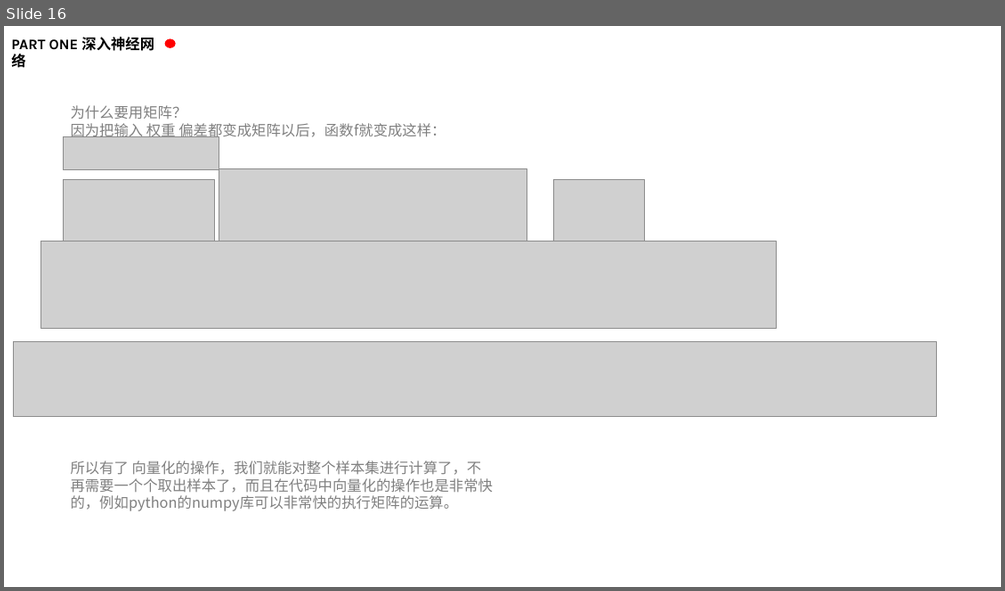
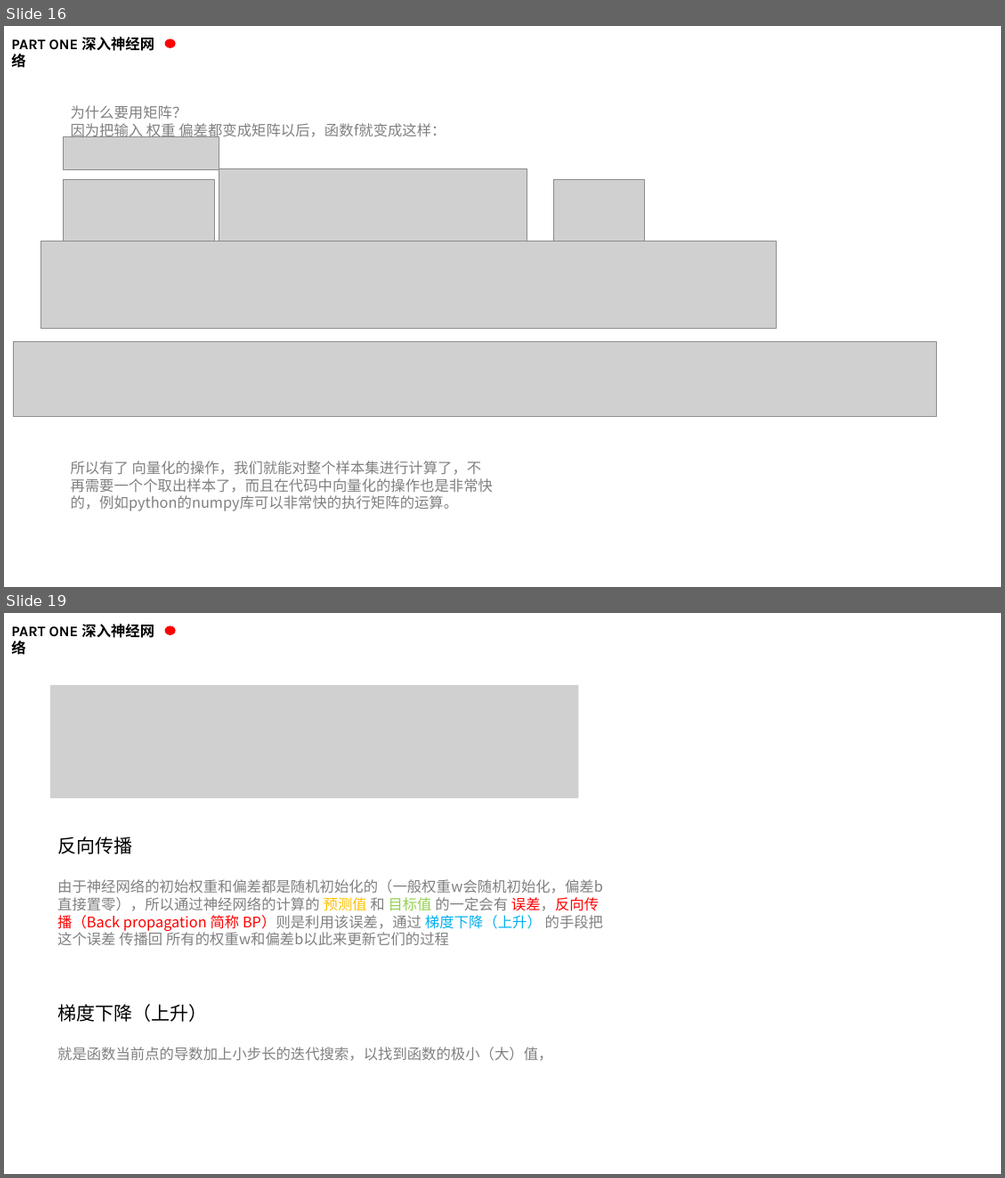
Before and after one commit to kaixinbaba/rlshare, a slide deck: 机器学习分享-神经网络.pptx. Shown one above the other, each under a label of ours: slide 16 before the commit, slides 16 and 19 after it; the slides between them are not shown. The pictures are 1005x591 and 1005x1178 pixels, drawn with LibreOffice and Linux fonts; fonts in the diff are those of the drawing; grey boxes stand for pictures; background and template pictures are left out. Boxes give left, top, right and bottom in pixels: in the first picture for what was removed or moved away, otherwise in the second. Text is boxed around its words. In the diff, an @@ line names an element or a change of style, - is before the commit and + after.

```diff
--- a/机器学习分享-神经网络.pptx
+++ b/机器学习分享-神经网络.pptx
@@ slide 19 added at (4,613,1001,1174), background #FFFFFF @@
@@ text added at (11,624,154,658), 14 pt, text #000000, bold @@
+PART ONE 深入神经网络
@@ ellipse added at (165,625,175,634), fill #FF0000 @@
@@ picture added at (50,685,578,798) @@
@@ text added at (57,836,132,854), 18 pt, text #000000 @@
+反向传播
@@ text added at (57,879,603,945), 14 pt, text #808080 @@
+由于神经网络的初始权重和偏差都是随机初始化的（一般权重w会随机初始化，偏差b直接置零），所以通过神经网络的计算的 预测值 和 目标值 的一定会有 误差，反向传播（Back propagation 简称 BP）则是利用该误差，通过 梯度下降（上升） 的手段把 这个误差 传播回 所有的权重w和偏差b以此来更新它们的过程
@@ text added at (57,1004,207,1022), 18 pt, text #000000 @@
+梯度下降（上升）
@@ text added at (57,1046,552,1061), 14 pt, text #808080 @@
+就是函数当前点的导数加上小步长的迭代搜索，以找到函数的极小（大）值，
```
Also in this commit, not shown: 2 slides changed, 2 other slides added.
